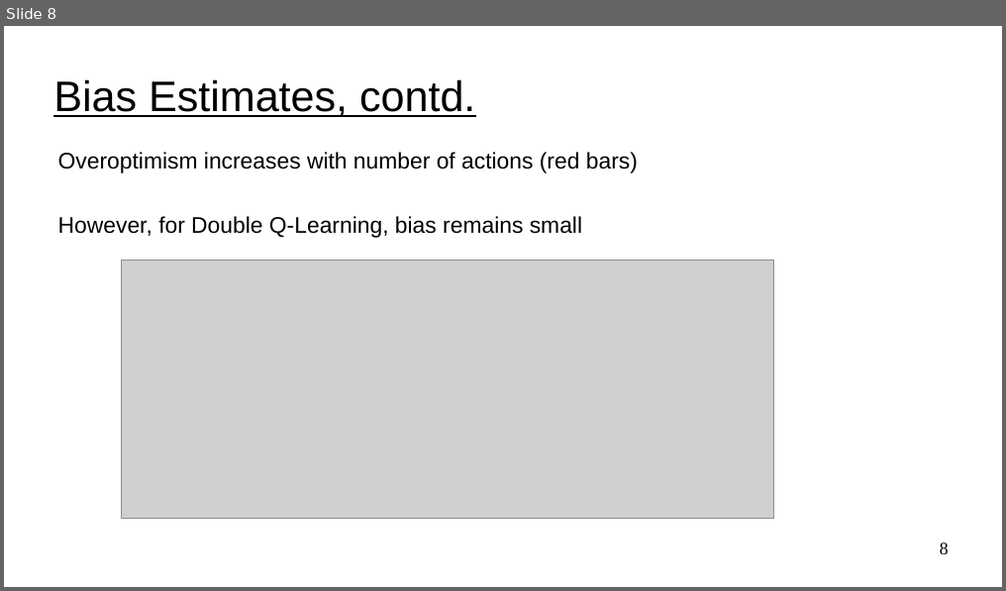
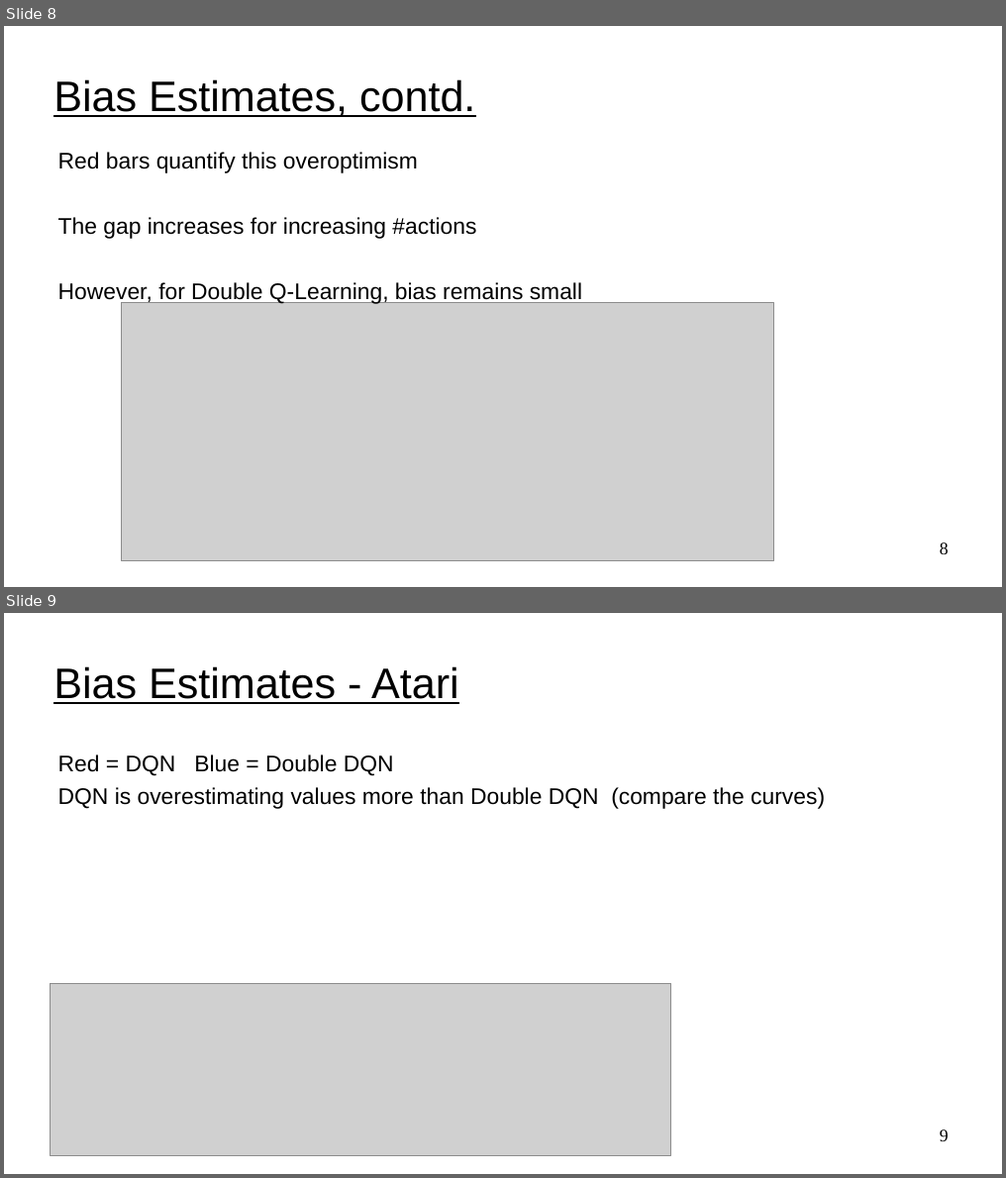
Before and after one commit to UVADS/reinforcement_learning, a slide deck: 06_deep_q_networks_extensions/dqn_extensions.ppt. Shown one above the other, each under a label of ours: slide 8 before the commit, slides 8 and 9 after it. The pictures are 1006x591 and 1006x1178 pixels, drawn with LibreOffice and Linux fonts; fonts in the diff are those of the drawing; grey boxes stand for pictures. Boxes give left, top, right and bottom in pixels: in the first picture for what was removed or moved away, otherwise in the second. Text is boxed around its words. In the diff, an @@ line names an element or a change of style, - is before the commit and + after.

```diff
--- a/06_deep_q_networks_extensions/dqn_extensions.ppt
+++ b/06_deep_q_networks_extensions/dqn_extensions.ppt
@@ slide 9 added at box(4, 613, 1002, 1174), background #FFFFFF @@
@@ title added at box(54, 666, 459, 704), 34 pt, text #000000, underline @@
+Bias Estimates - Atari
@@ text added at box(58, 755, 825, 809), 18 pt, text #000000 @@
+Red = DQN Blue = Double DQN
+DQN is overestimating values more than Double DQN (compare the curves)
@@ picture added at box(51, 984, 671, 1157) @@
@@ page number added at box(940, 1130, 948, 1142), 14 pt, text #000000 @@
+9
@@ slide 8 changed as well @@
@@ text at box(58, 152, 476, 239): text changed @@
-Overoptimism increases with number of actions (red bars)
+Red bars quantify this overoptimism
+The gap increases for increasing #actions
@@ picture: place and size @@
-picture at box(122, 261, 773, 520)
+picture at box(122, 303, 773, 563)
```
Also in this commit, not shown: 5 other slides changed, 2 other slides added, 1 slide removed, 1 other file.
